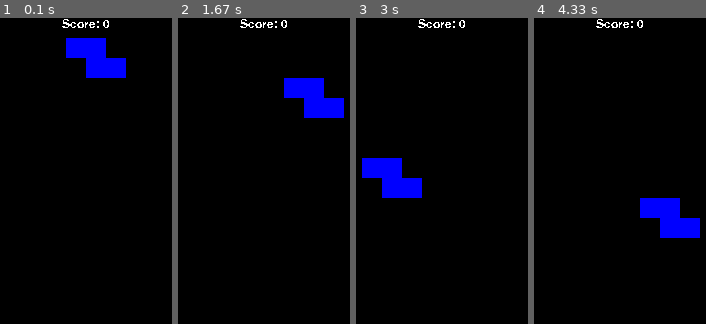
Above: before the commit, frames 1-4 (left to right).
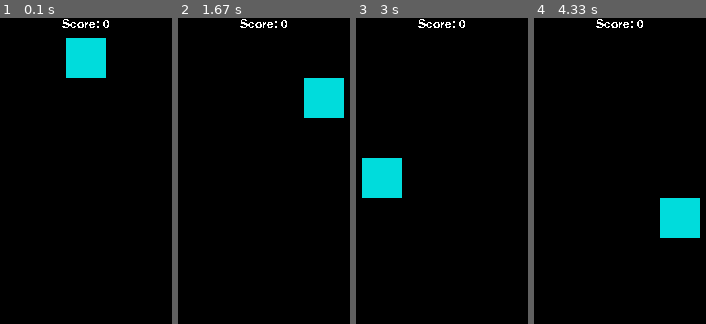
Above: after the commit, the same moments.

Repository: runeharlyk/Tetris-AI
Game: pygame game, started from numpyTetris.py
Same seed, same stepped clock (60 frames per second), same inputs: the game is played once before the commit and once after it.
Inputs (mouse positions are in pixels of both pictures, inside the frame that each line leads up to):
- Up to frame 1 (0.1 s): no input
- Up to frame 2 (1.67 s): hold Right 0.33-0.8 s; move the mouse to (250, 201) at 0.37 s; hold Right 1.17-1.63 s
- Up to frame 3 (3 s): hold Left 1.67-2.2 s; hold Down 2.23-2.53 s; hold Left 2.57-2.97 s
- Up to frame 4 (4.33 s): hold Right 3.4-4.03 s

The runs differ from the first frame. In frame 1, 3.8% of the frame differs, in the area x 38-74%, y 6-20%; in frame 2, 3.8%; in frame 3, 3.8%; in frame 4, 3.8%.

Commit message:
Split new shape logic into more functions

Diff:
--- a/numpyTetris.py
+++ b/numpyTetris.py
@@ -50,7 +50,7 @@
         self.level = 1
         self.held_shapes = []
         self.next_shapes = []
-        self.__new_shape()
+        self.__get_new_shapes()
 
     # Heuristics
     def __count_holes(self, board):
@@ -127,10 +127,12 @@
         self.lines += lines_cleared
         self.score += line_points[lines_cleared] * self.level
 
-    def __new_shape(self):
-        for _ in range(4 - len(self.next_shapes)):
-            shape_index = np.random.randint(len(tetris_shapes))
-            self.next_shapes.append(tetris_shapes[shape_index].copy())
+    def __get_new_random_shape(self):
+        shape_index = np.random.randint(len(tetris_shapes))
+        return tetris_shapes[shape_index].copy()
+
+    def __get_new_shapes(self):
+        self.next_shapes.extend([self.__get_new_random_shape() for _ in range(4 - len(self.next_shapes))])
         self.shape = self.next_shapes.pop(0)
         self.shape_x = self.cols // 2 - len(self.shape[0]) // 2
         self.shape_y = 0
